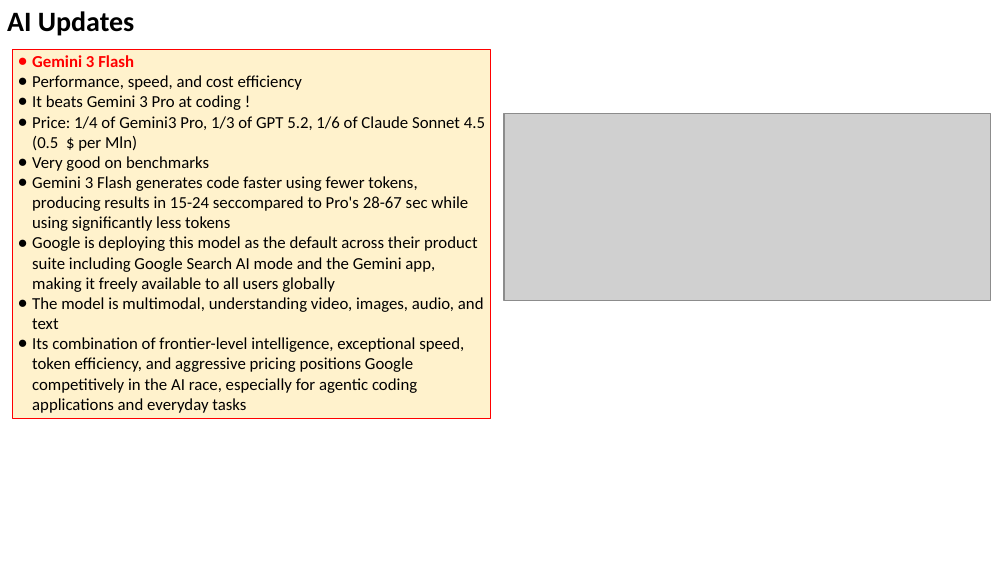
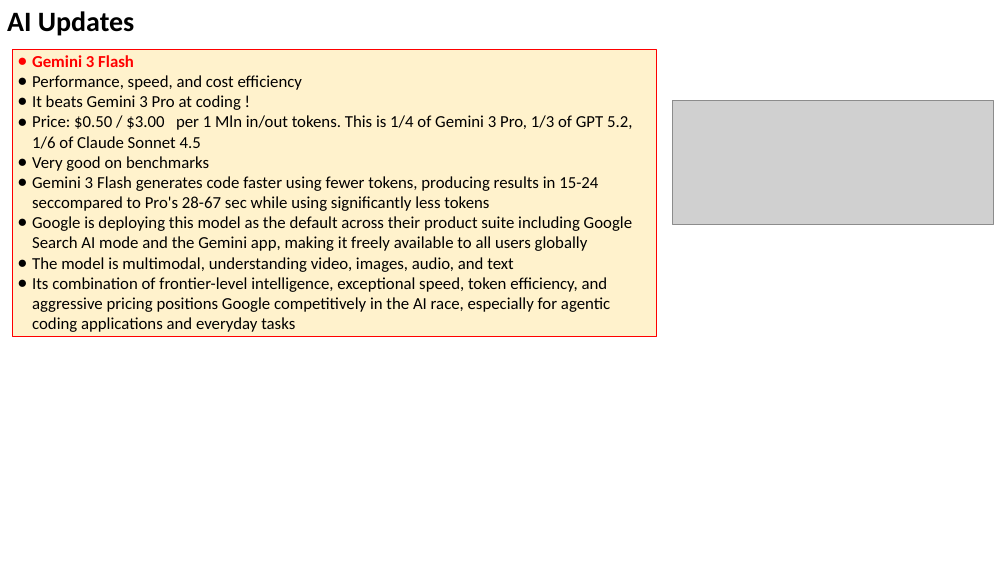
Before and after one commit to lselector/seminar, a slide deck: slide 3 of 2025/2025-12-19-AI-Updates.pptx. Drawn at 1008x567 pixels with LibreOffice and Linux fonts; fonts in the diff are those of the drawing; grey boxes stand for pictures. Boxes give left, top, right and bottom in pixels: in the first picture for what was removed or moved away, otherwise in the second. Text is boxed around its words. In the diff, an @@ line names an element or a change of style, - is before the commit and + after.

```diff
--- a/2025/2025-12-19-AI-Updates.pptx
+++ b/2025/2025-12-19-AI-Updates.pptx
@@ rectangle "Gemini 3 Flash": place and size @@
-rectangle "Gemini 3 Flash" at bbox=[12, 49, 490, 418]
+rectangle "Gemini 3 Flash" at bbox=[12, 49, 656, 337]
@@ text in rectangle at bbox=[32, 115, 632, 149]: text changed @@
-● Price: 1/4 of Gemini3 Pro, 1/3 of GPT 5.2, 1/6 of Claude Sonnet 4.5
-  (0.5 $ per Mln)
+● Price: $0.50 / $3.00 per 1 Mln in/out tokens. This is 1/4 of Gemini 3 Pro, 1/3 of GPT 5.2, 1/6 of Claude Sonnet 4.5
@@ picture: place and size @@
-picture at bbox=[504, 113, 991, 300]
+picture at bbox=[672, 101, 994, 225]
```
Also in this commit, not shown: 2 other slides changed, 2 slides added, 1 slide removed.
